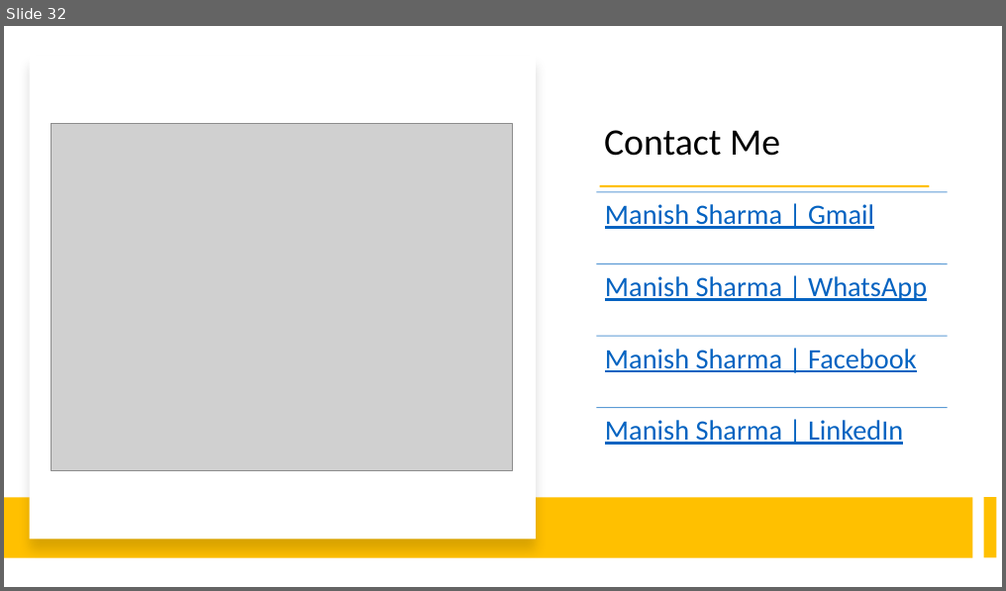
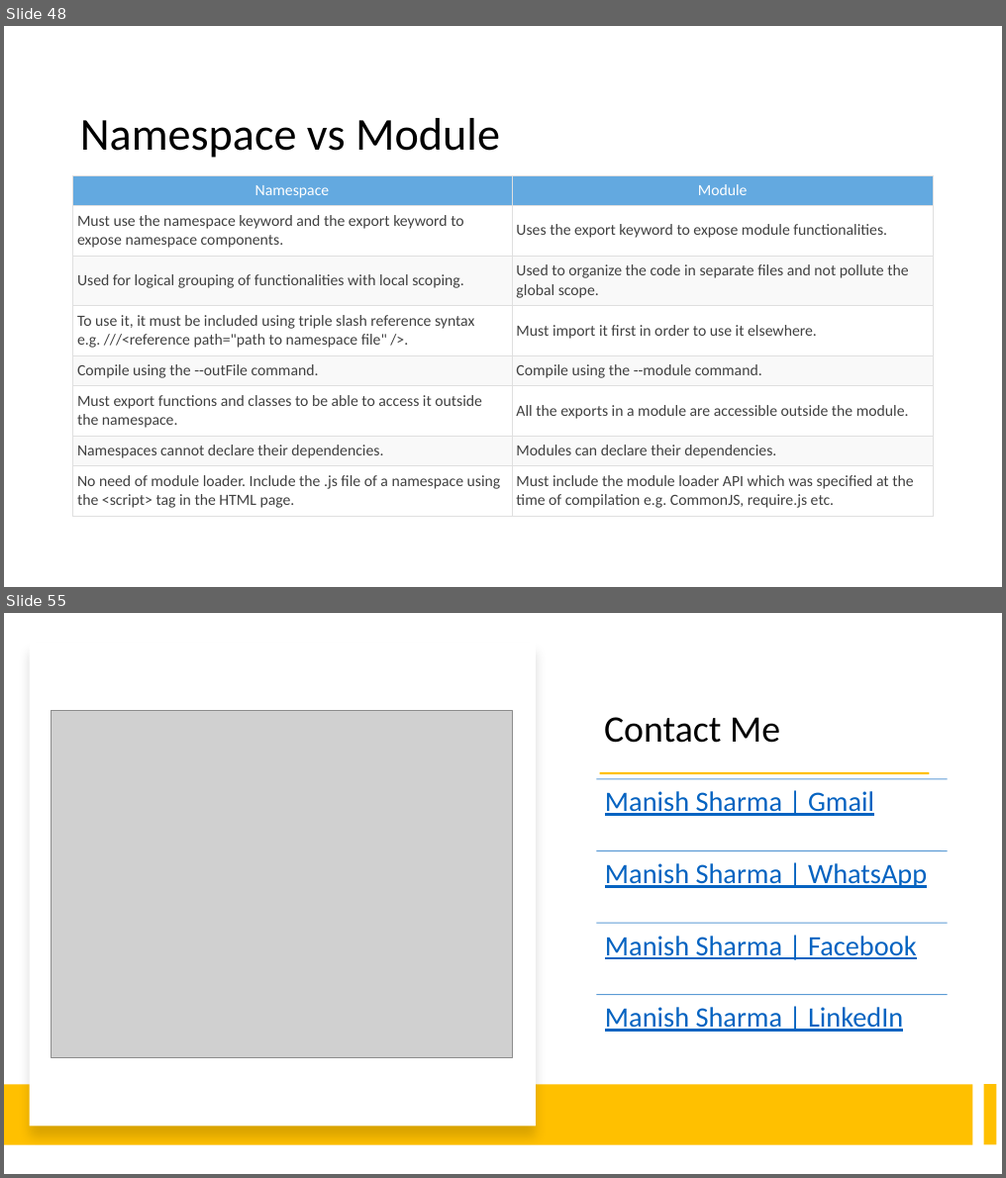
Before and after one commit to manishvbn/TypeScript_Jun22, a slide deck: Notes/TypeScript.pptx. Shown one above the other, each under a label of ours: slide 32 before the commit, slides 48 and 55 after it; the slides between them are not shown. The pictures are 1006x591 and 1006x1178 pixels, drawn with LibreOffice and Linux fonts; fonts in the diff are those of the drawing; grey boxes stand for pictures. Boxes give left, top, right and bottom in pixels: in the first picture for what was removed or moved away, otherwise in the second. Text is boxed around its words. In the diff, an @@ line names an element or a change of style, - is before the commit and + after.

```diff
--- a/Notes/TypeScript.pptx
+++ b/Notes/TypeScript.pptx
@@ slide 48 added at <box>4,26,1002,587</box>, background #FFFFFF @@
@@ title added at <box>80,118,500,158</box>, 44 pt, text #000000 @@
+Namespace vs Module
@@ table added at <box>73,175,934,516</box>, 8 rows, 2 columns @@
+Namespace | Module
+Must use the namespace keyword and the export keyword to expose namespace components. | Uses the export keyword to expose module functionalities.
+Used for logical grouping of functionalities with local scoping. | Used to organize the code in separate files and not pollute the global scope.
+To use it, it must be included using triple slash reference syntax e.g. ///<reference path="path to namespace file" />. | Must import it first in order to use it elsewhere.
+Compile using the --outFile command. | Compile using the --module command.
+Must export functions and classes to be able to access it outside the namespace. | All the exports in a module are accessible outside the module.
+Namespaces cannot declare their dependencies. | Modules can declare their dependencies.
+No need of module loader. Include the .js file of a namespace using the <script> tag in the HTML page. | Must include the module loader API which was specified at the time of compilation e.g. CommonJS, require.js etc.
@@ what was slide 32 is now slide 55 @@
```
Also in this commit, not shown: 22 other slides added.
